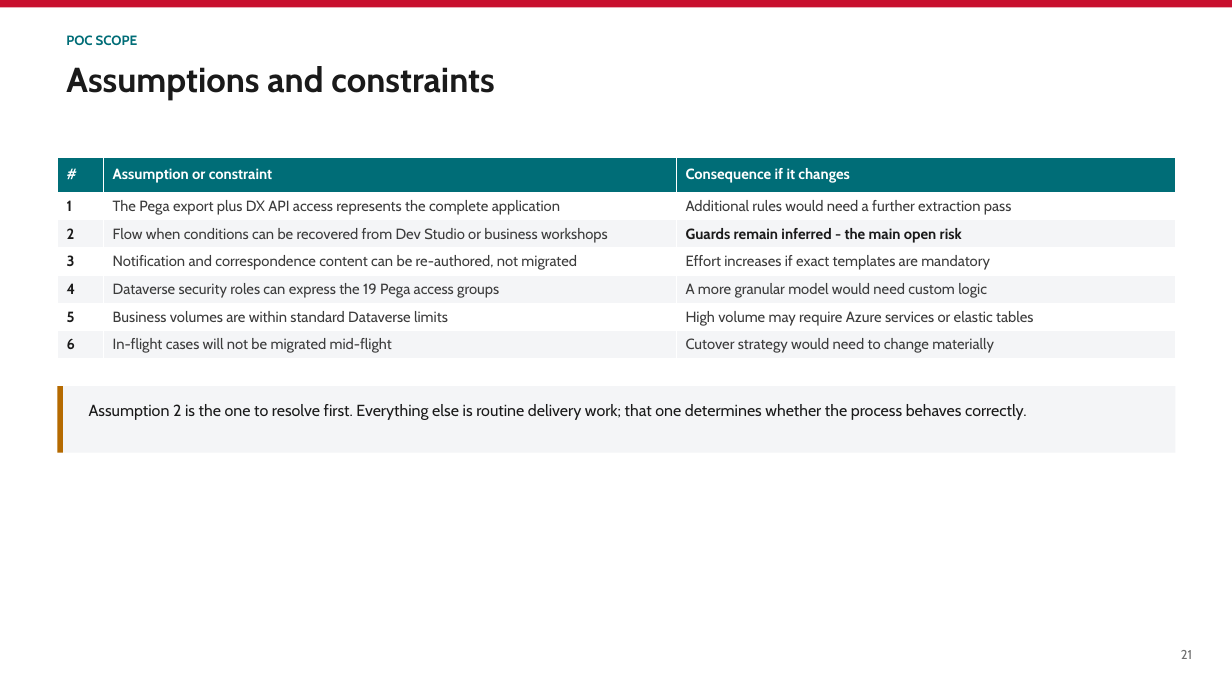
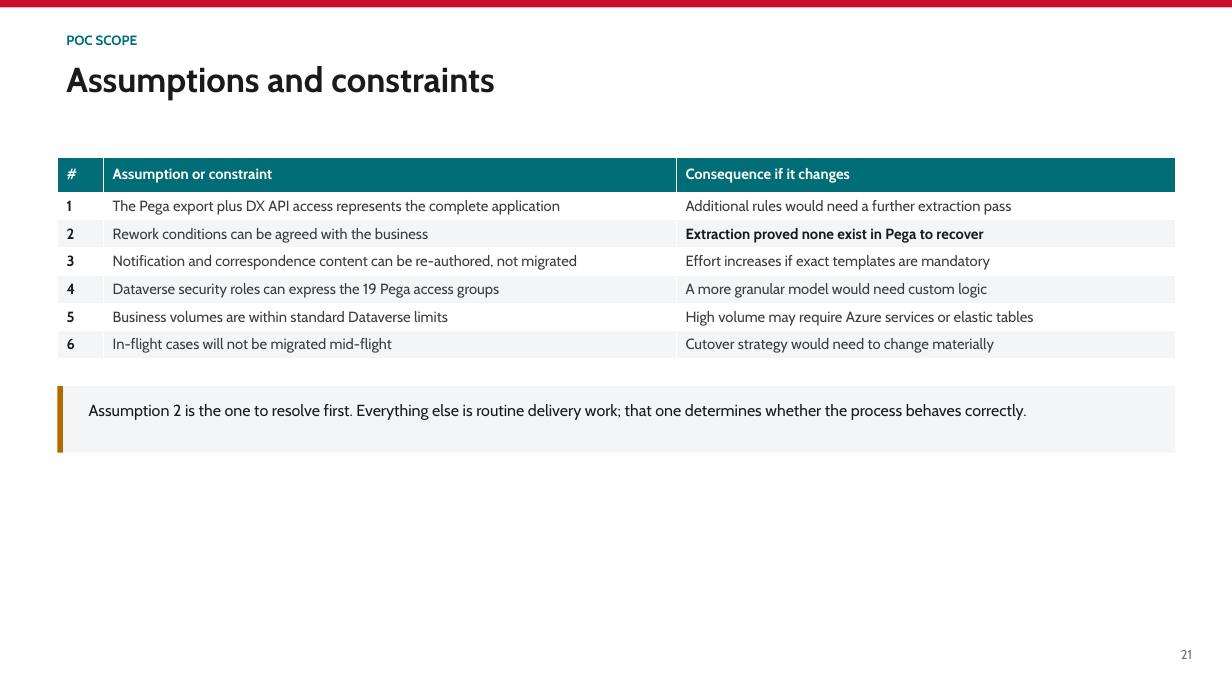
Before and after one commit to parclarke/LDD, a slide deck: slide 21 of lending-due-diligence-app/docs/Pega-to-PowerPlatform-Migration-PoC.pptx. Drawn at 1232x693 pixels with LibreOffice and Linux fonts; fonts in the diff are those of the drawing. Boxes give left, top, right and bottom in pixels: in the first picture for what was removed or moved away, otherwise in the second. Text is boxed around its words. In the diff, an @@ line names an element or a change of style, - is before the commit and + after.

```diff
--- a/lending-due-diligence-app/docs/Pega-to-PowerPlatform-Migration-PoC.pptx
+++ b/lending-due-diligence-app/docs/Pega-to-PowerPlatform-Migration-PoC.pptx
@@ table at <box>57,157,1176,359</box> @@
-row 3, column 2: Flow when conditions can be recovered from Dev Studio or business workshops
+row 3, column 2: Rework conditions can be agreed with the business
-row 3, column 3: Guards remain inferred - the main open risk
+row 3, column 3: Extraction proved none exist in Pega to recover
```
Also in this commit, not shown: 10 other slides changed.
